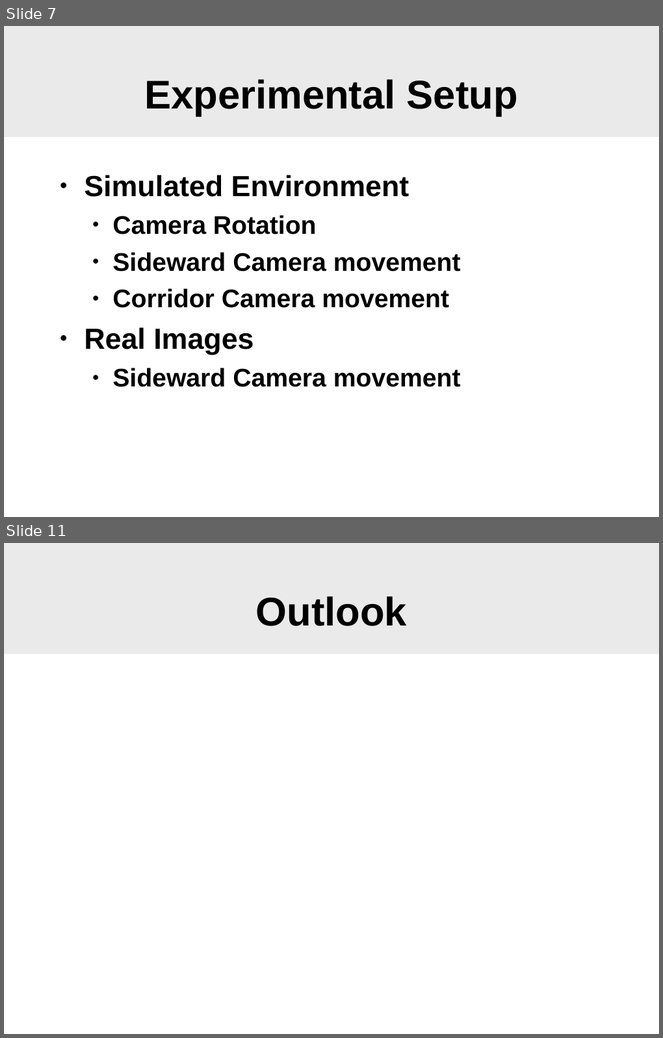
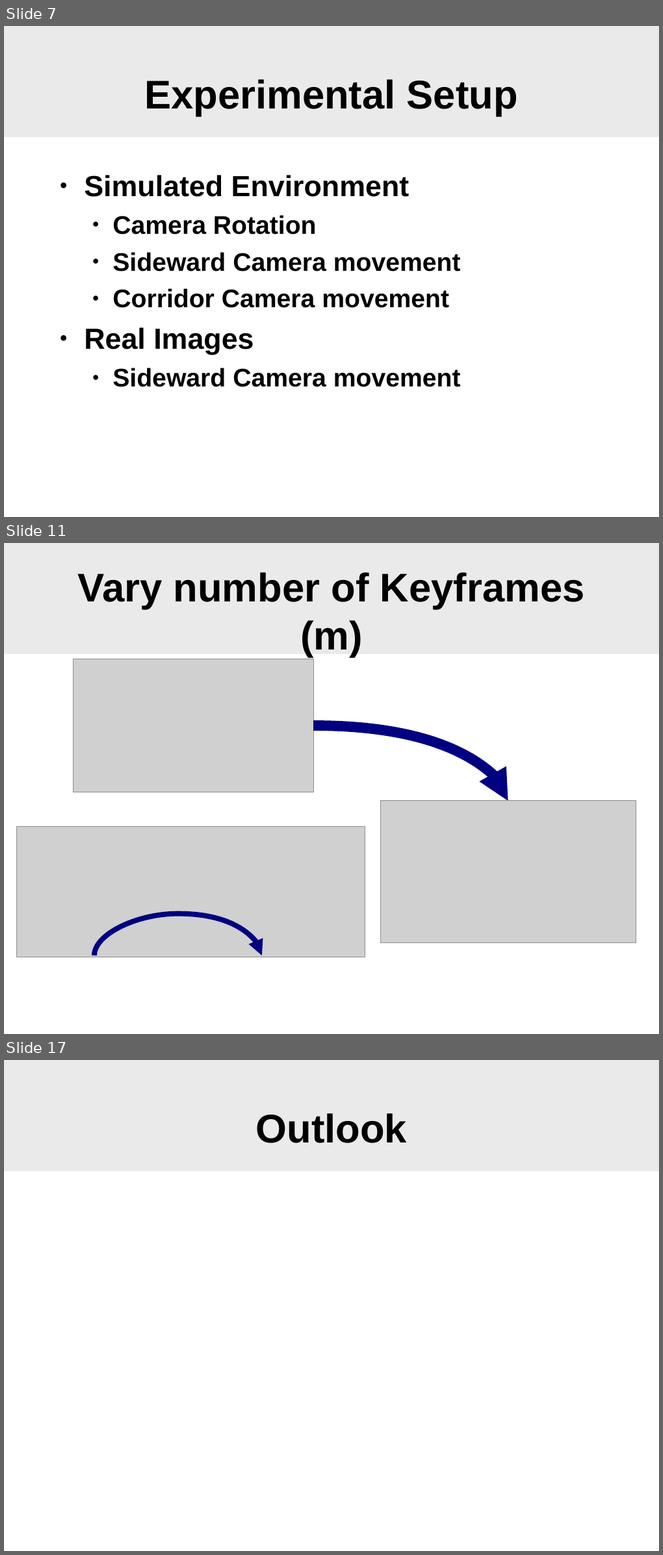
Before and after one commit to SgtPepper123/ICP_3dPhoto, a slide deck: slam/WhyFilter.odp. Shown one above the other, each under a label of ours: slides 7 and 11 before the commit, slides 7, 11 and 17 after it; the slides between them are not shown. The pictures are 663x1038 and 663x1555 pixels, drawn with LibreOffice and Linux fonts; fonts in the diff are those of the drawing; grey boxes stand for pictures; background and template pictures are left out. Boxes give left, top, right and bottom in pixels: in the first picture for what was removed or moved away, otherwise in the second. Text is boxed around its words. In the diff, an @@ line names an element or a change of style, - is before the commit and + after.

```diff
--- a/slam/WhyFilter.odp
+++ b/slam/WhyFilter.odp
@@ slide 11 added at (4, 543, 659, 1034), background #FFFFFF; not listed: 1 template element that a slide beside it also shows @@
@@ title added at (77, 572, 585, 657), 44 pt, text #000000, bold @@
+Vary number of Keyframes (m)
@@ picture added at (74, 659, 314, 792) @@
@@ curved arrow added from (313, 726) to (508, 801), #000080 11.34 pt @@
@@ picture added at (380, 801, 636, 943) @@
@@ picture added at (17, 826, 365, 957) @@
@@ curved arrow added from (94, 956) to (262, 956), #000080 5.67 pt @@
@@ what was slide 11 is now slide 17 @@
```
Also in this commit, not shown: 1 slide changed, 7 other slides added, 2 slides removed.
